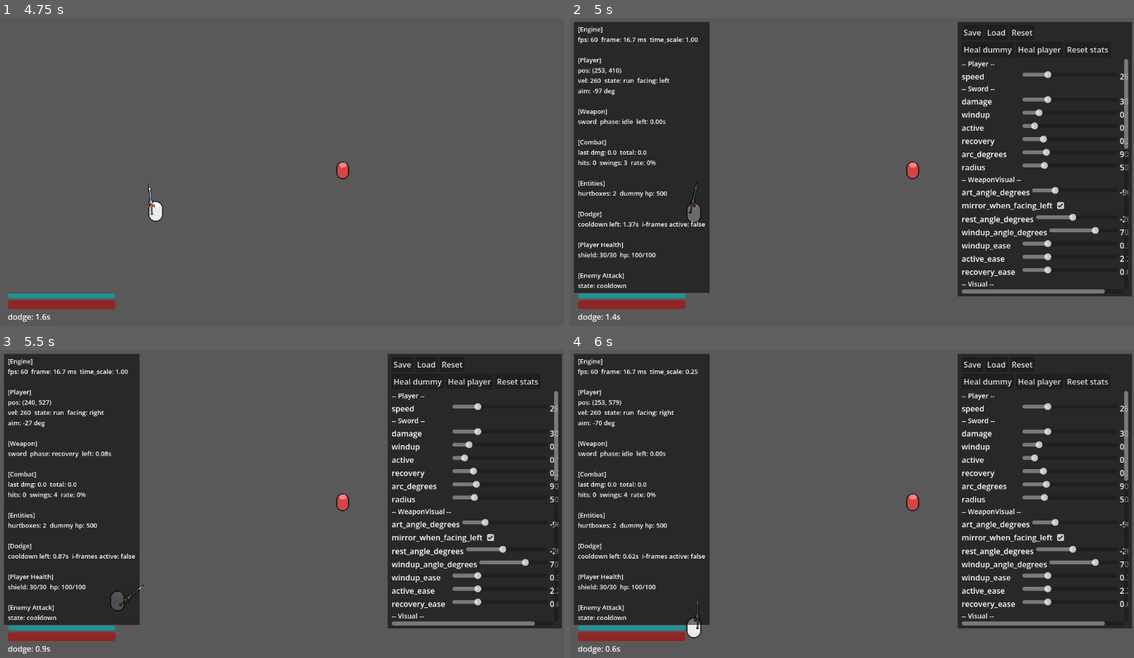
Above: before the commit, frames 1-4 (two rows, left to right).
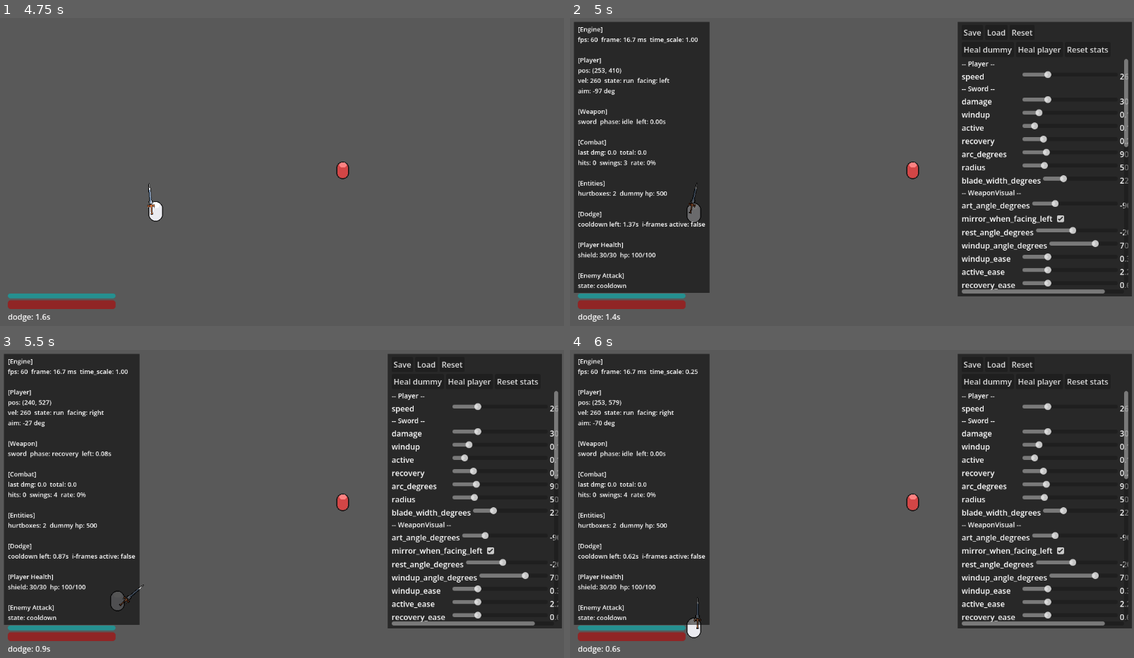
Above: after the commit, the same moments.

Repository: Matcry12/Thiat
Game: Godot game, scene res://scenes/arena.tscn
Same seed, same stepped clock (60 frames per second), same inputs: the game is played once before the commit and once after it.
Inputs (mouse positions are in pixels of both pictures, inside the frame that each line leads up to):
- Up to frame 1 (4.75 s): tap Enter at 0.5 s; move the mouse to (406, 159) at 0.52 s; hold D (move_right) 0.53-1.28 s; click (406, 159) at 0.6 s; move the mouse to (169, 193) at 1.27 s; hold S (move_down) 1.28-2.03 s; tap Q (dodge) at 1.35, 2.85, 4.35 s; move the mouse to (338, 107) at 2.02 s; hold D (move_right) 2.03-2.78 s; click (338, 107) at 2.1 s; move the mouse to (253, 239) at 2.77 s; hold W (move_up) 2.78-3.53 s; move the mouse to (451, 224) at 3.52 s; hold A (move_left) from 3.53 s (still down); click (451, 224) at 3.6 s; tap F1 (debug_hitboxes) at 4.15 s; move the mouse to (112, 128) at 4.27 s
- Up to frame 2 (5 s): keep holding A (move_left); tap F3 (debug_panel) at 4.9 s
- Up to frame 3 (5.5 s): move the mouse to (310, 507) at 5.02 s; release A (move_left) at 5.03 s; hold S (move_down) from 5.03 s (still down); click (310, 507) at 5.1 s
- Up to frame 4 (6 s): tap F2 (debug_slowmo) at 5.65 s; move the mouse to (767, 430) at 5.77 s; release S (move_down) at 5.78 s; hold D (move_right) from 5.78 s (still down); tap Q (dodge) at 5.85 s

Frame 1 is identical in both runs. In frame 2, 2.2% of the frame differs, in the area x 69-99%, y 41-89%; in frame 3, 2.2%; in frame 4, 2.2%.

Commit message:
fix(combat): the hit wedge travels with the swing, it is not a static cone
The generated sector covered the whole sweep and was live for the entire active
frame, so an enemy anywhere in the cone was hit instantly. A sword does not work
that way: it should hit what the blade passes through, when it passes.

arc_degrees is now how far the hit wedge TRAVELS; a new blade_width_degrees (22)
is how thick that wedge is. A SwingPivot node carries the Hitbox and rotates with
the blade's swing but NOT with art_angle_degrees, which is only how the picture
happens to be drawn.

The debug overlay found the hitbox by hardcoded path and broke on the reparent;
hitboxes now join a group and expose is_active(), so the overlay draws whatever
is genuinely dangerous, wherever it lives.

Ten tests pass, boots clean.

Co-Authored-By: Claude Opus 5 <noreply@anthropic.com>

Diff:
--- a/scenes/player.tscn
+++ b/scenes/player.tscn
@@ -58,12 +58,14 @@
 centered = false
 offset = Vector2(-8, -44)
 
-[node name="Hitbox" type="Area2D" parent="WeaponVisual" unique_id=2141333532]
+[node name="SwingPivot" type="Node2D" parent="WeaponVisual" unique_id=1733221144]
+
+[node name="Hitbox" type="Area2D" parent="WeaponVisual/SwingPivot" unique_id=2141333532]
 collision_layer = 8
 collision_mask = 4
 script = ExtResource("4")
 
-[node name="SectorShape" type="CollisionPolygon2D" parent="WeaponVisual/Hitbox" unique_id=1592139998]
+[node name="SectorShape" type="CollisionPolygon2D" parent="WeaponVisual/SwingPivot/Hitbox" unique_id=1592139998]
 script = ExtResource("13")
 weapon = ExtResource("6")
 
@@ -78,7 +80,7 @@
 [node name="WeaponHolder" type="Node" parent="." unique_id=544363035]
 script = ExtResource("5")
 weapon = ExtResource("6")
-hitbox_path = NodePath("../WeaponVisual/Hitbox")
+hitbox_path = NodePath("../WeaponVisual/SwingPivot/Hitbox")
 
 [node name="Health" type="Node" parent="."]
 script = ExtResource("11")
--- a/scripts/components/hitbox.gd
+++ b/scripts/components/hitbox.gd
@@ -24,6 +24,17 @@
 var _active := false
 var _hit_this_swing: Array[Node] = []
 
+func _ready() -> void:
+	# Group membership, not a hardcoded path: the hitbox gets reparented as the
+	# design evolves (blade -> hand pivot -> swing pivot) and a path in another
+	# script breaks silently every time.
+	add_to_group("hitbox")
+
+## True while this hitbox can deal damage — used by the debug overlay so it
+## draws only what is genuinely dangerous right now.
+func is_active() -> bool:
+	return _active
+
 func start_swing() -> void:
 	_hit_this_swing.clear()
 	_active = true
--- a/scripts/components/sector_shape.gd
+++ b/scripts/components/sector_shape.gd
@@ -57,14 +57,14 @@
 ## two floats per physics frame is cheap; rebuild only when they actually
 ## changed since last frame.
 func _physics_process(_delta: float) -> void:
-	if weapon != null and (weapon.arc_degrees != _last_weapon_arc or weapon.radius != _last_weapon_radius):
+	if weapon != null and (weapon.blade_width_degrees != _last_weapon_arc or weapon.radius != _last_weapon_radius):
 		_rebuild()
 
 func _rebuild() -> void:
 	var arc := arc_degrees
 	var r := radius
 	if weapon != null:
-		arc = weapon.arc_degrees
+		arc = weapon.blade_width_degrees
 		r = weapon.radius
 		_syncing = true
 		arc_degrees = arc
--- a/scripts/debug_overlay.gd
+++ b/scripts/debug_overlay.gd
@@ -48,7 +48,6 @@
 func _on_draw() -> void:
 	if not enabled:
 		return
-	var hitbox: Hitbox = _player.get_node("WeaponVisual/Hitbox")
 	var weapon_holder: WeaponHolder = _player.get_node("WeaponHolder")
 
 	# Hurtboxes: green outline.
@@ -58,8 +57,9 @@
 	# Hitbox: red outline of its ACTUAL shape at its ACTUAL transform, only
 	# while active. The shape IS the hit area (decision 0011) — this is the
 	# only honest picture of what can currently hit, no separate reach/arc math.
-	if weapon_holder.phase == WeaponHolder.Phase.ACTIVE:
-		_draw_hitbox_outline(hitbox)
+	for hb in get_tree().get_nodes_in_group("hitbox"):
+		if (hb as Hitbox).is_active():
+			_draw_hitbox_outline(hb)
 
 	# Player i-frames: blue outline for the dodge window's whole duration.
 	var dodge: Dodge = _player.get_node_or_null("Dodge")
--- a/scripts/visual/weapon_visual.gd
+++ b/scripts/visual/weapon_visual.gd
@@ -41,6 +41,9 @@
 @export var recovery_ease := 0.6     ## drift back, unhurried
 
 @onready var blade: Sprite2D = $Blade
+## Carries the Hitbox. Rotates with the swing so the hit area travels with the
+## blade instead of covering the whole cone at once.
+@onready var _swing_pivot: Node2D = get_node_or_null("SwingPivot")
 
 var aim_angle := 0.0
 
@@ -124,3 +127,7 @@
 		"recovery": curve = recovery_ease
 	_blade_angle = lerpf(_phase_start_angle, _phase_target_angle, ease(_t, curve))
 	blade.rotation = _blade_angle - deg_to_rad(art_angle_degrees)
+	# The hit wedge follows the blade's swing, but never the art angle — that is
+	# only how the picture happens to be drawn.
+	if _swing_pivot:
+		_swing_pivot.rotation = _blade_angle
--- a/scripts/weapons/weapon_data.gd
+++ b/scripts/weapons/weapon_data.gd
@@ -9,9 +9,14 @@
 @export var recovery := 0.2
 ## How far the blade sweeps during the active frame. One number, two jobs:
 ## it drives the blade's visual swing (WeaponVisual) AND, since the 0011
-## amendment, the angle of the GENERATED hit sector (SectorShape) — so the
-## drawn sweep and the hit area can't disagree.
+## amendment, how far the blade's hit wedge TRAVELS during the active frame —
+## so the drawn sweep and the hit area can't disagree.
 @export var arc_degrees := 90.0
 ## How far the hit sector reaches (bán kính). Feeds SectorShape.radius.
 @export var radius := 50.0
+## How THICK the blade's hit area is, in degrees (a narrow wedge, not the whole
+## sweep). The blade carries this wedge and sweeps it through `arc_degrees`
+## during the active frame, so an enemy is hit only when the blade actually
+## reaches them — not instantly across the whole cone.
+@export var blade_width_degrees := 22.0
 @export var color := Color.WHITE
--- a/tests/test_hitbox_on_weapon.gd
+++ b/tests/test_hitbox_on_weapon.gd
@@ -1,51 +1,62 @@
 extends SceneTree
-# Headless: proves decision 0011 (amended) — the Hitbox is parented under
-# WeaponVisual (the hand pivot, not the Blade's own swing animation) and
-# inherits WeaponVisual's transform, and it does nothing while the weapon is
-# idle.
+# The hit area must be CARRIED BY THE WEAPON (decision 0011) and must travel with
+# the blade's swing, not sit still covering the whole cone.
 func _init():
 	var player = load("res://scenes/player.tscn").instantiate()
 	root.add_child(player)
 	await process_frame
-	# Player's own _physics_process recomputes aim from the headless (0,0)
-	# mouse every tick and would stomp the rotation we set by hand below.
+	# Headless mouse reads as (0,0); the player would re-aim every frame and
+	# fight the assertions (see .claude/memory/godot-gotchas.md).
 	player.set_physics_process(false)
+	var wv_early = player.get_node("WeaponVisual")
+	wv_early.set_process(false)
 
-	var weapon_visual: Node2D = player.get_node("WeaponVisual")
-	var hitbox: Node2D = player.get_node("WeaponVisual/Hitbox")
+	var hitboxes = root.get_tree().get_nodes_in_group("hitbox")
+	var hitbox = null
+	for hb in hitboxes:
+		if player.is_ancestor_of(hb):
+			hitbox = hb
+	var found = hitbox != null
+	print("player hitbox found via group: ", found)
+	if not found:
+		print("FAIL"); quit(1); return
 
-	# 1. Parent chain includes WeaponVisual (the hand pivot), per the amendment.
-	var parented_under_weapon_visual: bool = hitbox.get_parent() == weapon_visual
-	print("hitbox parent is WeaponVisual: ", parented_under_weapon_visual)
+	# carried by the weapon, not bolted to the player body
+	var under_weapon = false
+	var n = hitbox.get_parent()
+	while n != null:
+		if n.name == "WeaponVisual":
+			under_weapon = true
+		n = n.get_parent()
+	print("hitbox is under WeaponVisual: ", under_weapon)
 
-	# 2. Rotating WeaponVisual moves the sector's world-space extent (proves it
-	# inherits the transform instead of being computed independently). The
-	# Hitbox node itself sits AT the hand pivot (WeaponVisual's origin), so its
-	# own global_position does not move on a pure rotation — what has to move
-	# is the generated shape, so check a point on the actual sector polygon.
-	var sector: CollisionPolygon2D = hitbox.get_node("SectorShape")
-	weapon_visual.rotation = 0.0
+	var wv = player.get_node("WeaponVisual")
+	var pivot = player.get_node("WeaponVisual/SwingPivot")
+
+	# The hitbox NODE sits on the pivot, so its POSITION never moves. What moves is
+	# the orientation of the shape it carries — check that directly.
+	var shape: CollisionPolygon2D = hitbox.get_child(0)
+
+	wv.set_aim_angle(0.0); pivot.rotation = 0.0
 	await physics_frame
-	var tip_a: Vector2 = sector.global_transform * sector.polygon[sector.polygon.size() / 2]
-	weapon_visual.rotation = deg_to_rad(90.0)
+	var r0: float = shape.global_transform.get_rotation()
+
+	wv.set_aim_angle(PI * 0.5)
 	await physics_frame
-	var tip_b: Vector2 = sector.global_transform * sector.polygon[sector.polygon.size() / 2]
-	var moved_with_rotation: bool = not tip_a.is_equal_approx(tip_b)
-	print("hitbox shape moves when WeaponVisual rotates: ", moved_with_rotation, " (", tip_a, " -> ", tip_b, ")")
+	var r_aim: float = shape.global_transform.get_rotation()
+	var aim_moves: bool = absf(r_aim - r0) > 0.1
+	print("hit area follows aim: %s (%.2f -> %.2f rad)" % [aim_moves, r0, r_aim])
 
-	# 3. No damage while idle: the shape may still geometrically overlap a
-	# target, but Hitbox only checks overlaps while `start_swing()` was called.
-	var holder: WeaponHolder = player.get_node("WeaponHolder")
-	print("weapon idle at start: ", holder.phase == 0)
-	var health: Health = load("res://scenes/dummy.tscn").instantiate().get_node("Health")
-	root.add_child(health.get_parent())
-	health.get_parent().global_position = hitbox.global_position
-	var hp_before: float = health.hp
-	for i in 10:
-		await physics_frame
-	var no_damage_while_idle: bool = health.hp == hp_before
-	print("no damage dealt while idle: ", no_damage_while_idle)
+	# the SWING turns it too — this is what "it is how we swing" means
+	wv.set_aim_angle(0.0); pivot.rotation = 0.0
+	await physics_frame
+	var r1: float = shape.global_transform.get_rotation()
+	pivot.rotation = deg_to_rad(60)
+	await physics_frame
+	var r_swing: float = shape.global_transform.get_rotation()
+	var swing_moves: bool = absf(r_swing - r1) > 0.1
+	print("hit area travels with the swing: %s (%.2f -> %.2f rad)" % [swing_moves, r1, r_swing])
 
-	var ok: bool = parented_under_weapon_visual and moved_with_rotation and no_damage_while_idle
+	var ok = under_weapon and aim_moves and swing_moves
 	print("PASS" if ok else "FAIL")
 	quit(0 if ok else 1)
--- a/tests/test_weapon_mirrors.gd
+++ b/tests/test_weapon_mirrors.gd
@@ -8,7 +8,7 @@
 	var player = arena.get_node("Player")
 	player.set_physics_process(false)          # headless mouse sits at (0,0)
 	var wv = arena.get_node("Player/WeaponVisual")
-	var hitbox = arena.get_node("Player/WeaponVisual/Hitbox")
+	var hitbox = arena.get_node("Player/WeaponVisual/SwingPivot/Hitbox")
 	# Hitbox itself sits AT the hand pivot (WeaponVisual's origin), so its own
 	# global_position doesn't move on a mirror/rotation — check a point on the
 	# actual generated sector polygon instead (decision 0011 amendment).
Not shown, changed: .claude/memory/godot-gotchas.md
